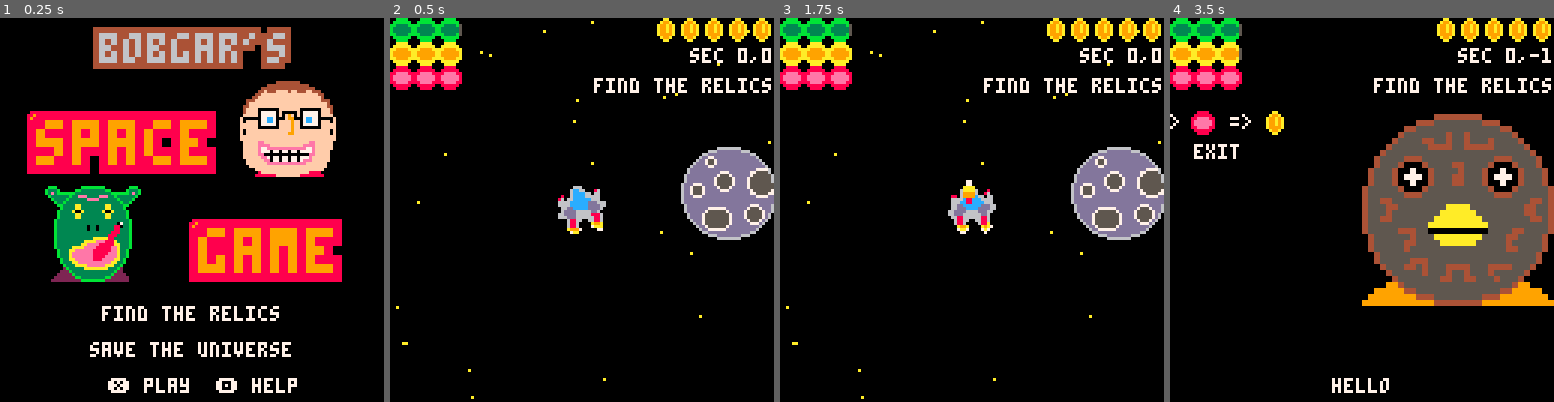
Above: before the commit, frames 1-4 (left to right).
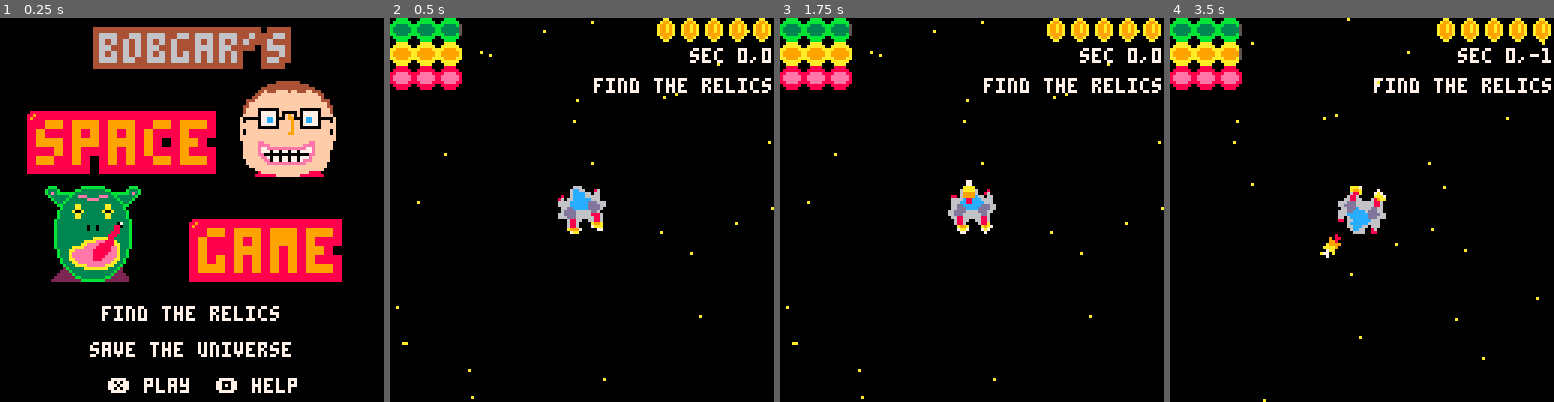
Above: after the commit, the same moments.

Repository: bobgar/pico-jam
Game: PICO-8 cartridge pico-jam.p8
The game is run twice, just before and just after one commit, with the same random seed, the same clock (stepped at 60 frames per second) and the same inputs.
Inputs:
- Up to frame 1 (0.25 s): no input
- Up to frame 2 (0.5 s): tap X (X key) at 0.33 s
- Up to frame 3 (1.75 s): tap O (Z key) at 0.7, 1.7 s; tap X (X key) at 1.07 s; hold Right from 1.6 s (still down)
- Up to frame 4 (3.5 s): tap X (X key) at 1.85, 2.97 s; release Right at 2.1 s; tap O (Z key) every 0.4 s from 2.1 to 3.3 s; hold Up 2.15-2.42 s; hold Right 2.47-3.03 s; hold Left from 3.08 s (still down)

Frame 1 is identical in both runs. In frame 2, 4.7% of the frame differs, in the area x 75-100%, y 33-58%; in frame 3, 4.7%; in frame 4, 22%, in the area x 0-100%, y 0-100%.

Commit message:
* added fast mode  * fixed logic for planet spawning

Diff:
--- a/space.lua
+++ b/space.lua
@@ -1,7 +1,8 @@
 function spaceinit()
   _update = updatespace
   _draw = drawspace
-  inittimeforseeds = stat(0)
+  inittimeforseeds = (stat(85)*0.001 + stat(84)*0.001*60 + stat(83)*0.001*60*60 + stat(82)*0.001*60*60*24) * stat(81)
+  --dbgprintplanetcounts()
   sectorsize = 512
   halfsectorsize = sectorsize/2
   location={x=0,y=0,sectorx=0,sectory=0}
@@ -36,7 +37,6 @@
   damp=0.95
   r=0
   rv=0
-  --maxBullets = 5
   bullletttl = 60 --how many frames the bullet should live.  IE 30 * seconds (right now 5 seconds)
   bulletspeed = 2.0
   fireRate = 16
@@ -80,6 +80,12 @@
     anomaly.y = -1
     relics[4].x = 1
     relics[4].y = 1
+  end
+  if fastmode then
+    vs=2
+    rs=.005
+    bulletspeed = 4.0
+    fireRate = 4
   end
 
   --anomaly = {x=3, y=-3}
@@ -584,20 +590,21 @@
 end
 
 function dbgprintplanetcounts()
-  for i=-25,25 do
-    srand(sx * 113 + sy * 17 + inittimeforseeds)
-    printh(flr(rnd() * (1/ (.2 * sd+1)) * 10))
+  printh(inittimeforseeds)
+  for i=-100,100, 10 do
+    srand(i * 113 + 0 * 17 + inittimeforseeds)
+    printh("i = " .. i .. " planets = " .. flr((rnd()*.5+.5) * (1/ (.05 * abs(i) + 1)) * 10))
   end
 end
 
 function addplanetsforsector(dsx,dsy)
-  sx = location.sectorx+dsx
-  sy = location.sectory+dsy
-  sd = abs(sx) + abs(sy)
+  local sx = location.sectorx+dsx
+  local sy = location.sectory+dsy
+  local sd = abs(sx) + abs(sy)
   srand(sx * 113 + sy * 17 + inittimeforseeds)
-  --generate at most 4 planets
-  planetcount = flr(rnd() * (1/ (.2 * sd+1)) * 10)
-  for j=0 , planetcount do
+  --generate at most 10 planets
+  local planetcount = flr((rnd()*.5+.5) * (1/ (.05 * abs(i) + 1)) * 10)
+  for j=1 , planetcount do
     planettype = rndi(3)
     planets[i] = {x= rnd(sectorsize)+dsx*sectorsize, y=rnd(sectorsize)+dsy*sectorsize, type="planet",  planettype=planettype, shop={} }
     if(planettype == 1) then
--- a/splashscreen.lua
+++ b/splashscreen.lua
@@ -33,6 +33,7 @@
     debug = false
     cheat = false
     mouseenabled = false
+    fastmode = false
 
     splashscreeninit()
     --winscreeninit()
@@ -50,6 +51,9 @@
 
     mouseprogress = 1
     mousecode = {⬆️,⬆️,🅾️,⬆️,⬆️,❎}
+
+    fastprogress = 1
+    fastcode = {➡️,➡️,➡️,➡️,➡️,➡️,➡️,➡️}
 end
 
 function updatecheatcode()
@@ -72,4 +76,9 @@
         mouseprogress+=1
         if mouseprogress == #mousecode + 1 then mouseenabled=true end
     elseif anybuttonpressed() then mouseprogress=1 end
+
+    if btnp(fastcode[fastprogress]) then
+        fastprogress+=1
+        if fastprogress == #fastcode + 1 then fastmode=true end
+    elseif anybuttonpressed() then fastprogress=1 end
 end
